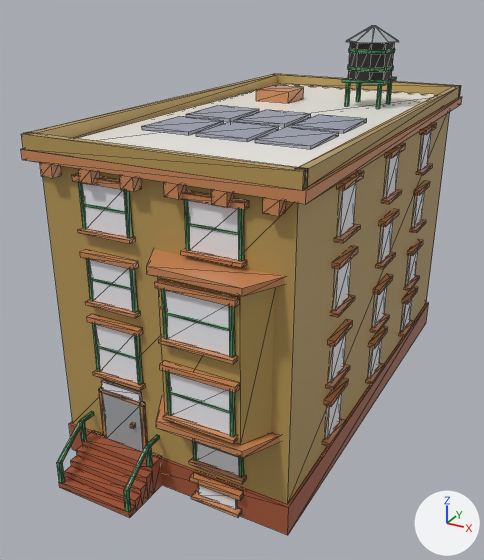
A saved change to the glTF model assets/managed-models/buildings/house-1x2-4f-brownstone-a-solar/house-1x2-4f-brownstone-a-solar.glb.
Before and after are seen from a 50 mm camera at (1.159, -2.381, 1.677) aimed at (-0.073, -0.14, 0.556). Arrows for +X, +Y and +Z are at lower right; the lights stay in place. The first picture is the older version. Mesh edges are drawn as thin lines. Vertices at exactly the same position are counted once.

Objects in the first picture: 'house-1x2-4f-brownstone-a-solar'.
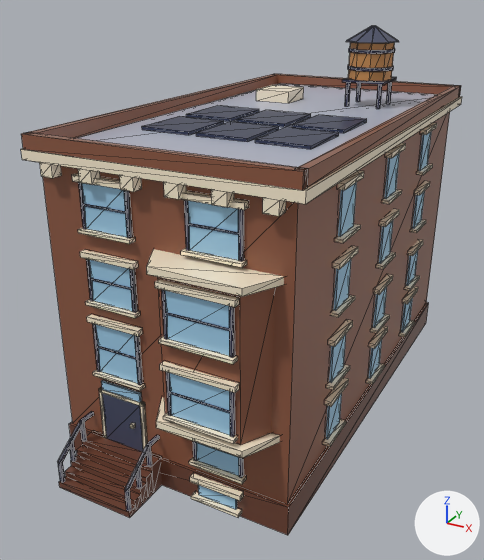
What differs and where, as boxes (x1, y1, x2, y2) in the pictures (484 x 560 px; the box of a moved part takes in the faces that stretch with it):
part 1 of me_house_1x2_4f_brownstone_a_solar, added
    after: (69, 440, 76, 462)
part 2 of me_house_1x2_4f_brownstone_a_solar, added
    after: (135, 466, 142, 489)
part 3 of me_house_1x2_4f_brownstone_a_solar, moved or reshaped
    before: (57, 412, 160, 512)
    after: (58, 412, 160, 511)
part 4 of me_house_1x2_4f_brownstone_a_solar, surface changed
    both: (21, 26, 462, 535)

The change, as a diff of the scene's bpy script:
```diff
--- a/assets/managed-models/buildings/house-1x2-4f-brownstone-a-solar/house-1x2-4f-brownstone-a-solar.glb.py
+++ b/assets/managed-models/buildings/house-1x2-4f-brownstone-a-solar/house-1x2-4f-brownstone-a-solar.glb.py
@@ me_house_1x2_4f_brownstone_a_solar @@
 # used by ob_house_1x2_4f_brownstone_a_solar; location = (0.0, 0.0, 0.0)
-me_house_1x2_4f_brownstone_a_solar.from_pydata(...)  # 1832 vertices, 2916 faces; spans x -0.5..0.5, y -1.0..1.01, z 0.0..1.52
+me_house_1x2_4f_brownstone_a_solar.from_pydata(...)  # 1848 vertices, 2940 faces; spans x -0.5..0.5, y -1.0..1.01, z 0.0..1.52
+# me_house_1x2_4f_brownstone_a_solar part 1: a new loose piece, a box spanning x -0.356..-0.344, y -0.931..-0.919, z 0.072..0.164, in mat_m_house_1x2_4f_brownstone_a_solar
+# me_house_1x2_4f_brownstone_a_solar part 2: a new loose piece, a box spanning x -0.056..-0.044, y -0.931..-0.919, z 0.072..0.164, in mat_m_house_1x2_4f_brownstone_a_solar
+# me_house_1x2_4f_brownstone_a_solar part 3
+# 10 vertices are removed from x -0.36..-0.04, y -1.0..-0.99, z 0.02..0.11
+# 74 faces are deleted
+# 4 vertices are added at (-0.36, -0.98, 0.02), (-0.36, -0.98, 0.12), (-0.06, -0.98, 0.02), (-0.06, -0.98, 0.12)
+# 6 new vertices lie (0.0, 0.0, 0.1) away from vertices in x -0.36..-0.04, y -1.0..-0.99, z 0.02
+# 74 new faces join them
+# me_house_1x2_4f_brownstone_a_solar part 4: 2842 kept faces spanning x -0.5..0.5, y -1.0..1.01, z 0.0..1.52 get new texture (UV) coordinates
 me_house_1x2_4f_brownstone_a_solar.materials.append(mat_m_house_1x2_4f_brownstone_a_solar)
```
